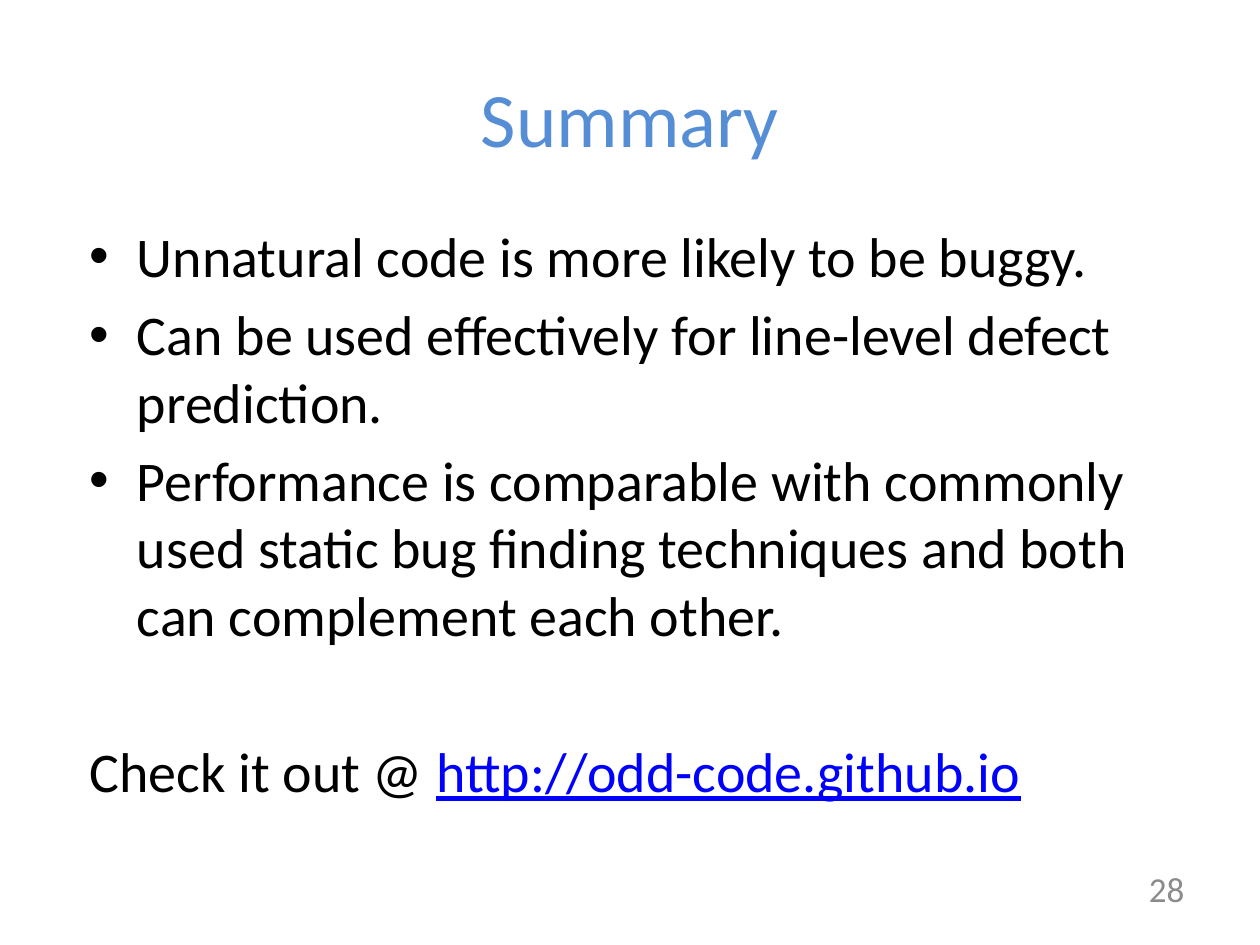
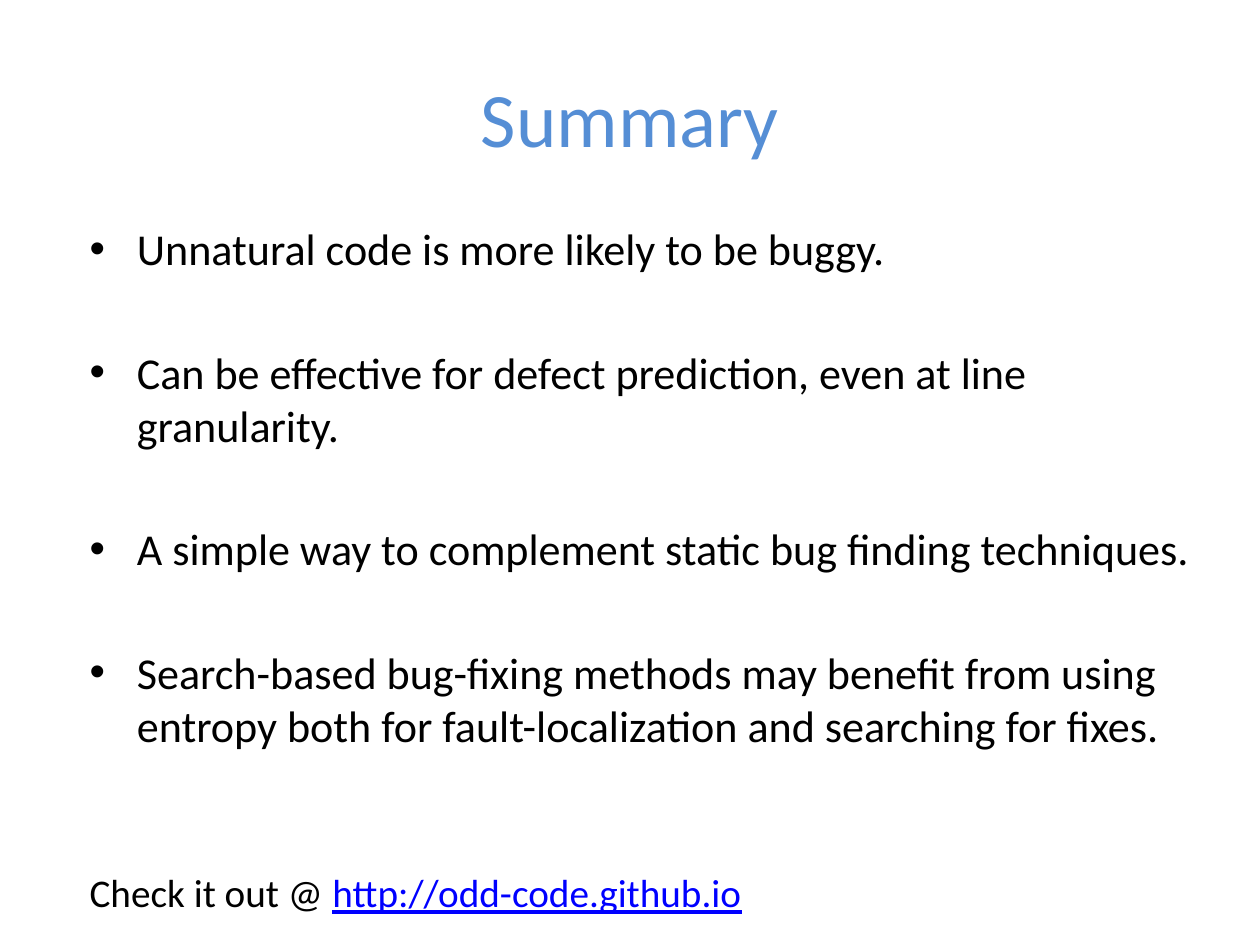
Before and after one commit to baishakhir/baishakhir.github.io, a slide deck: slide 35 of uploads/icse16-naturalness.pptx (slide 28 before the commit). Drawn at 1260x945 pixels with LibreOffice and Linux fonts; fonts in the diff are those of the drawing. Boxes give left, top, right and bottom in pixels: in the first picture for what was removed or moved away, otherwise in the second. Text is boxed around its words. In the diff, an @@ line names an element or a change of style, - is before the commit and + after.

```diff
--- a/uploads/icse16-naturalness.pptx
+++ b/uploads/icse16-naturalness.pptx
@@ text at box(90, 234, 884, 914): size 32 to 25.2 pt in "Unnatural code is more likely to be ..."; size 32 to 22.4 pt in "Check it out @ http://odd-code.github.io"; less space between paragraphs @@
@@ text at box(137, 358, 1189, 750): text changed; size 32 to 25.2 pt @@
-• Can be used effectively for line-level defect prediction.
-• Performance is comparable with commonly used static bug finding techniques and both can complement each other.
+• Can be effective for defect prediction, even at line granularity.
+• A simple way to complement static bug finding techniques.
+• Search-based bug-fixing methods may benefit from using entropy both for fault-localization and searching for fixes.
@@ page number removed at box(1149, 878, 1184, 902) @@
-28
```
Also in this commit, not shown: 26 other slides changed, 7 slides added, 1 slide removed.
